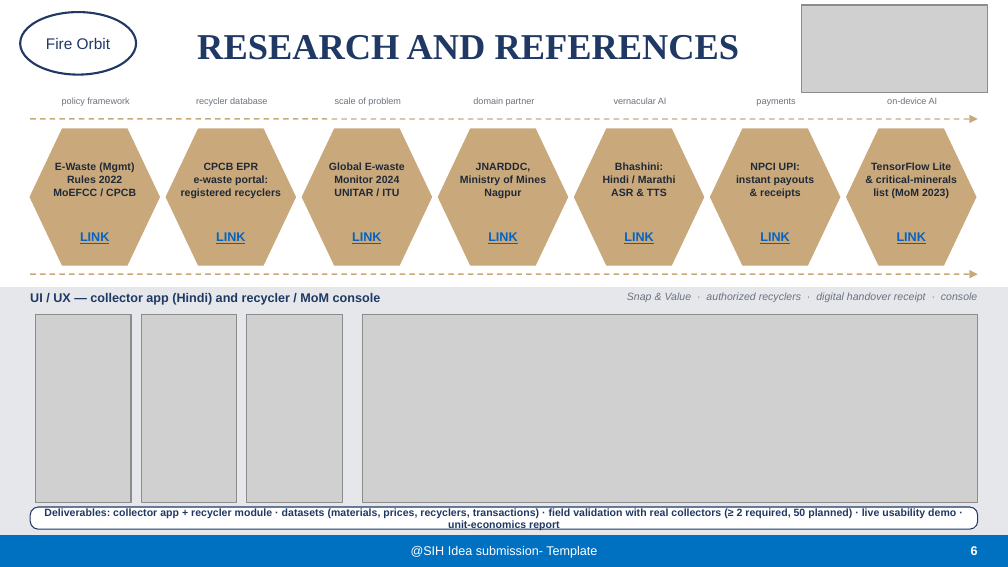
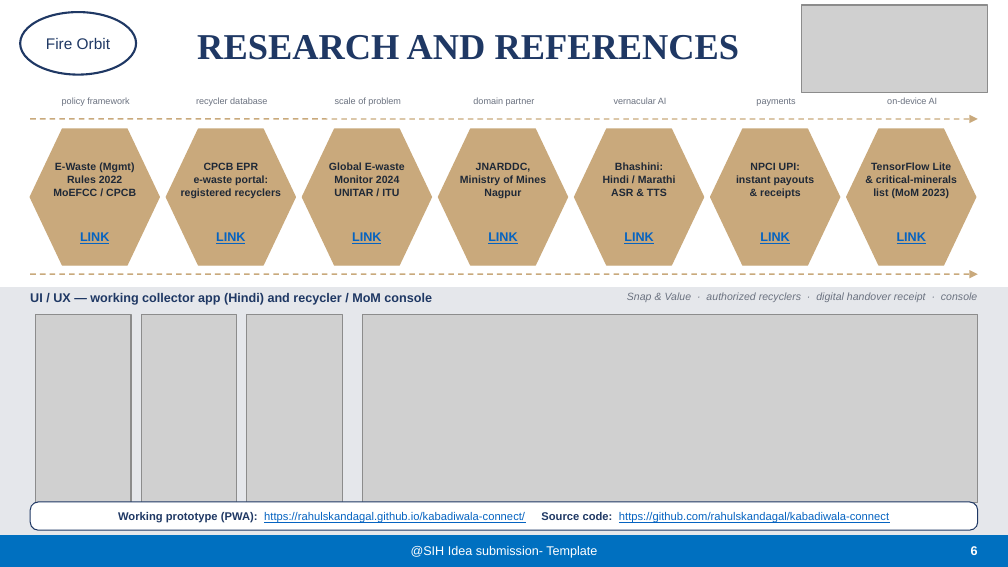
Before and after one commit to rahulskandagal/thermal-sentinel, a slide deck: slide 6 of docs/FireOrbit_SIH26229_KabadiwalaConnect.pptx. Drawn at 1008x567 pixels with LibreOffice and Linux fonts; fonts in the diff are those of the drawing; grey boxes stand for pictures. Boxes give left, top, right and bottom in pixels: in the first picture for what was removed or moved away, otherwise in the second. Text is boxed around its words. In the diff, an @@ line names an element or a change of style, - is before the commit and + after.

```diff
--- a/docs/FireOrbit_SIH26229_KabadiwalaConnect.pptx
+++ b/docs/FireOrbit_SIH26229_KabadiwalaConnect.pptx
@@ text at bbox=[30, 293, 432, 305]: text changed @@
-UI / UX — collector app (Hindi) and recycler / MoM console
+UI / UX — working collector app (Hindi) and recycler / MoM console
@@ rounded rectangle: place and size @@
-rounded rectangle at bbox=[30, 507, 978, 529]
+rounded rectangle at bbox=[30, 502, 978, 530]
@@ rounded rectangle at bbox=[30, 502, 978, 530]: proportions changed @@
@@ text at bbox=[118, 512, 889, 522]: text changed; size 7.5 to 8 pt; text colour #1F3864 to #0563C1; bold off @@
-Deliverables: collector app + recycler module · datasets (materials, prices, recyclers, transactions) · field validation with real collectors (≥ 2 required, 50 planned) · live usability demo · unit-economics report
+Working prototype (PWA): https://rahulskandagal.github.io/kabadiwala-connect/ Source code: https://github.com/rahulskandagal/kabadiwala-connect
```
Also in this commit, not shown: 3 other slides changed, 1 other file.
